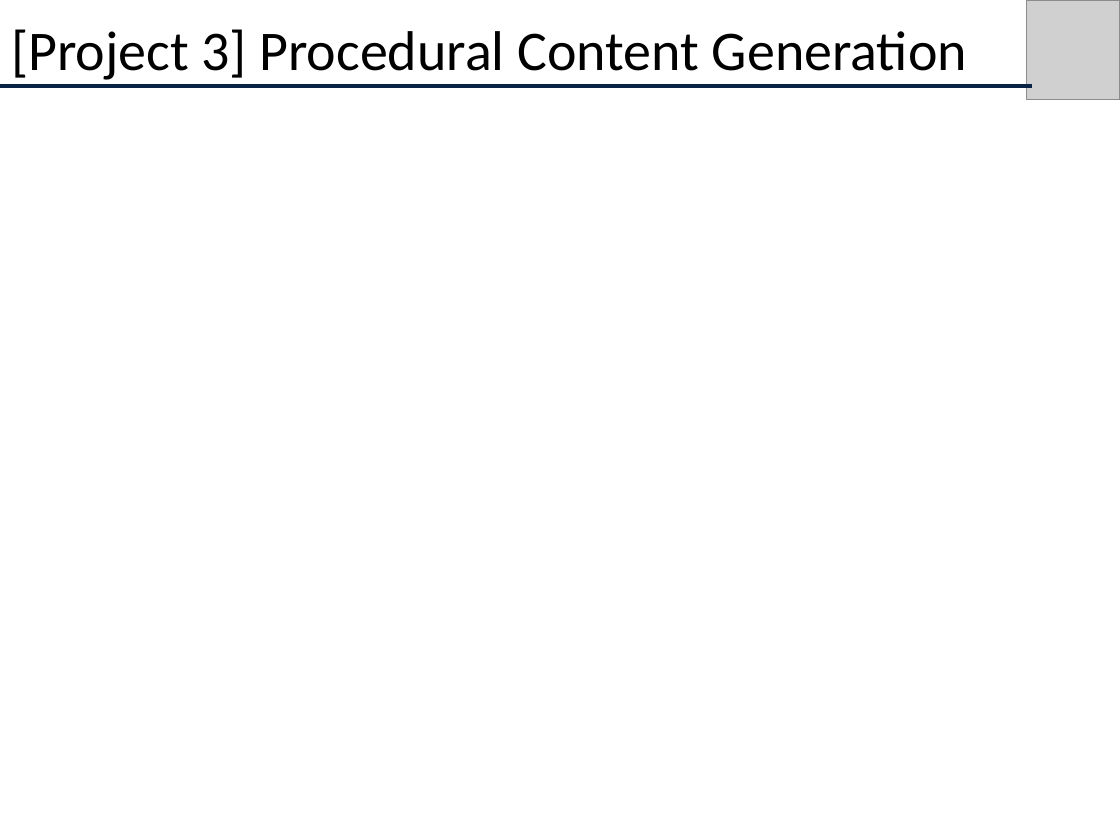
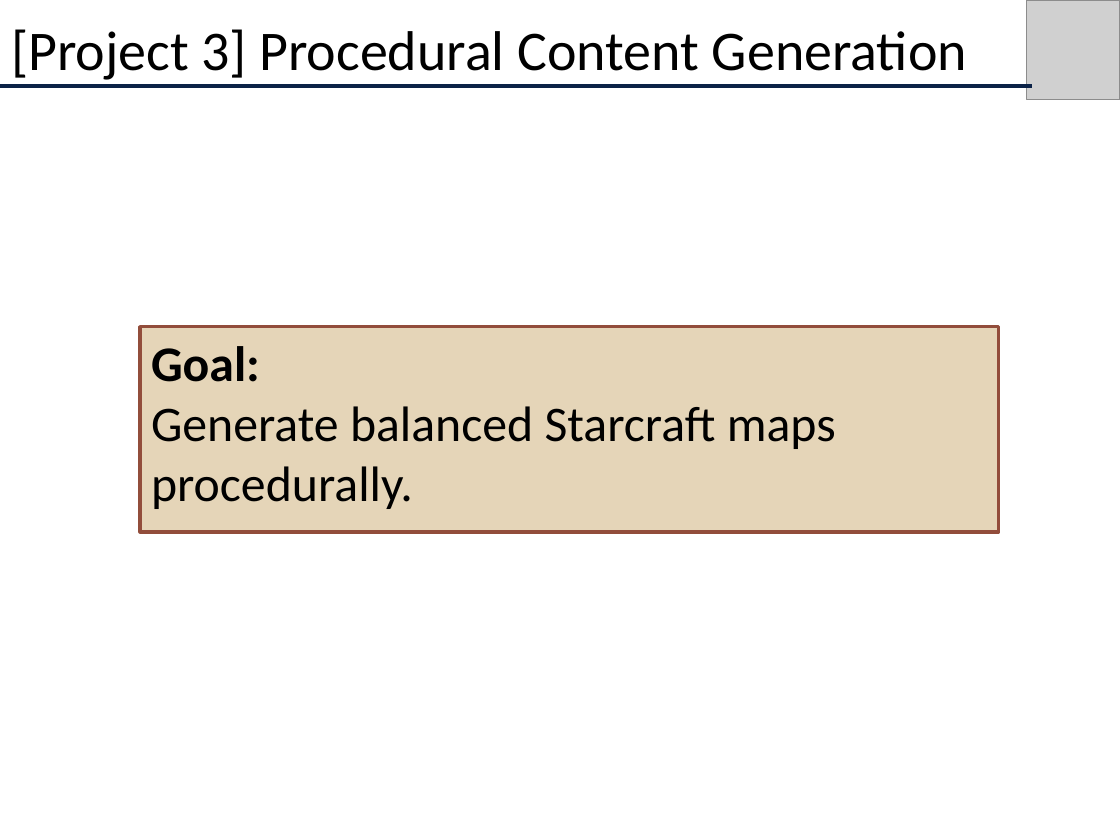
Before and after one commit to albertouri/psmage, a slide deck: slide 30 of docs/CS680Presentation.pptx (slide 26 before the commit). Drawn at 1120x840 pixels with LibreOffice and Linux fonts; fonts in the diff are those of the drawing; grey boxes stand for pictures. Boxes give left, top, right and bottom in pixels: in the first picture for what was removed or moved away, otherwise in the second. Text is boxed around its words. In the diff, an @@ line names an element or a change of style, - is before the commit and + after.

```diff
--- a/docs/CS680Presentation.pptx
+++ b/docs/CS680Presentation.pptx
@@ rectangle added at (x1=140, y1=327, x2=999, y2=532), fill #E5D5B8, outline #924E3C 2 pt, 32 pt, text #000000 @@
+Goal:
+Generate balanced Starcraft maps procedurally.
```
Also in this commit, not shown: 4 other slides changed, 9 slides added, 6 other files.
